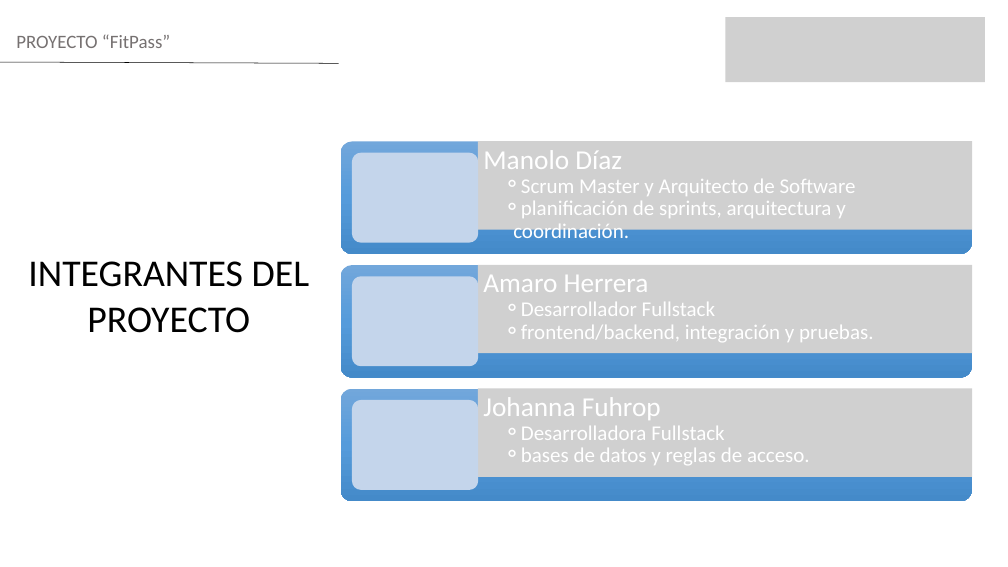
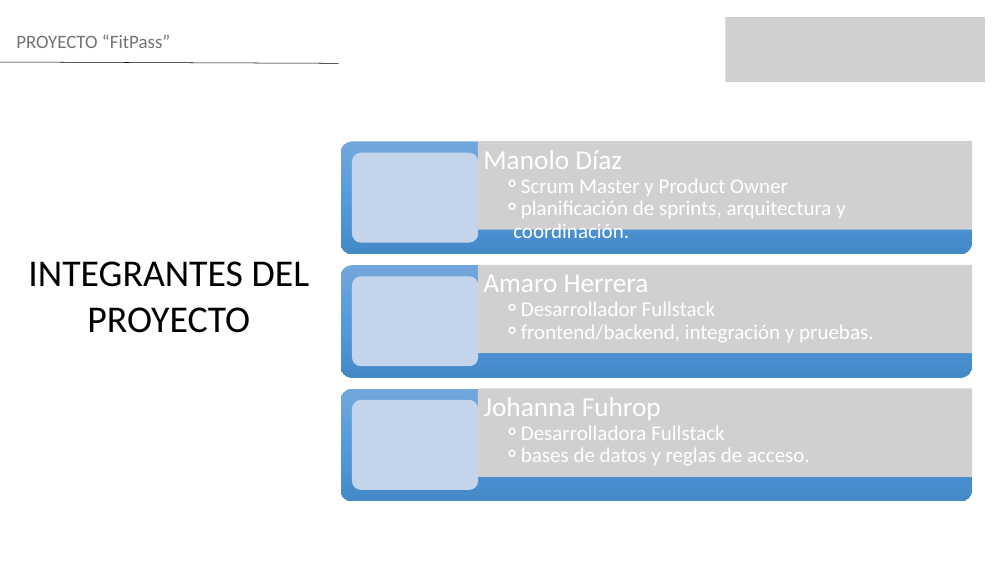
Before and after one commit to mndiazf/capstone-fittlpass, a slide deck: slide 2 of Presentacion FitPass.pptx. Drawn at 1008x567 pixels with LibreOffice and Linux fonts; fonts in the diff are those of the drawing; grey boxes stand for pictures. Boxes give left, top, right and bottom in pixels: in the first picture for what was removed or moved away, otherwise in the second. Text is boxed around its words. In the diff, an @@ line names an element or a change of style, - is before the commit and + after.

```diff
--- a/Presentacion FitPass.pptx
+++ b/Presentacion FitPass.pptx
@@ text at (x1=521, y1=179, x2=788, y2=196): text changed @@
-    ⚬ Scrum Master y Arquitecto de Software
+    ⚬ Scrum Master y Product Owner
```
